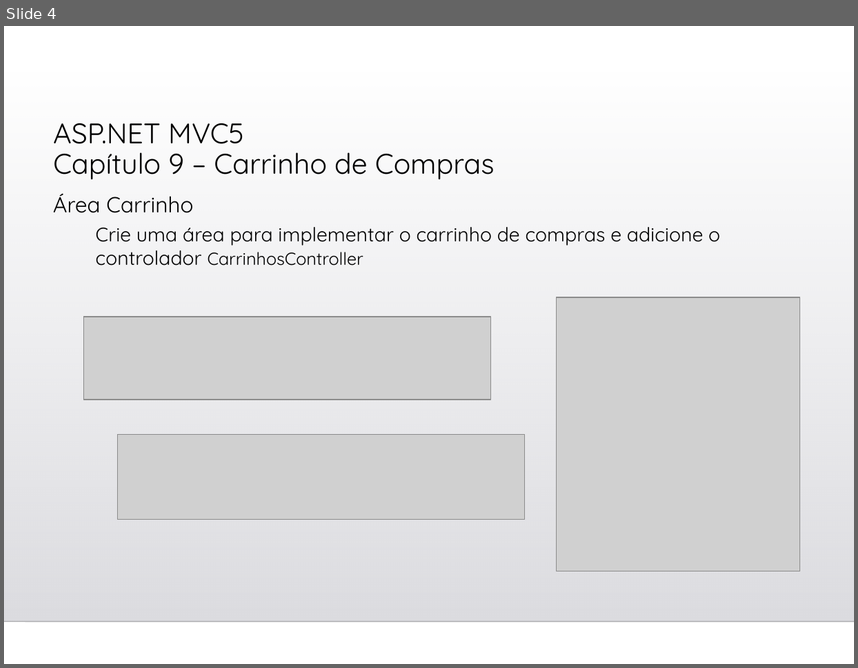
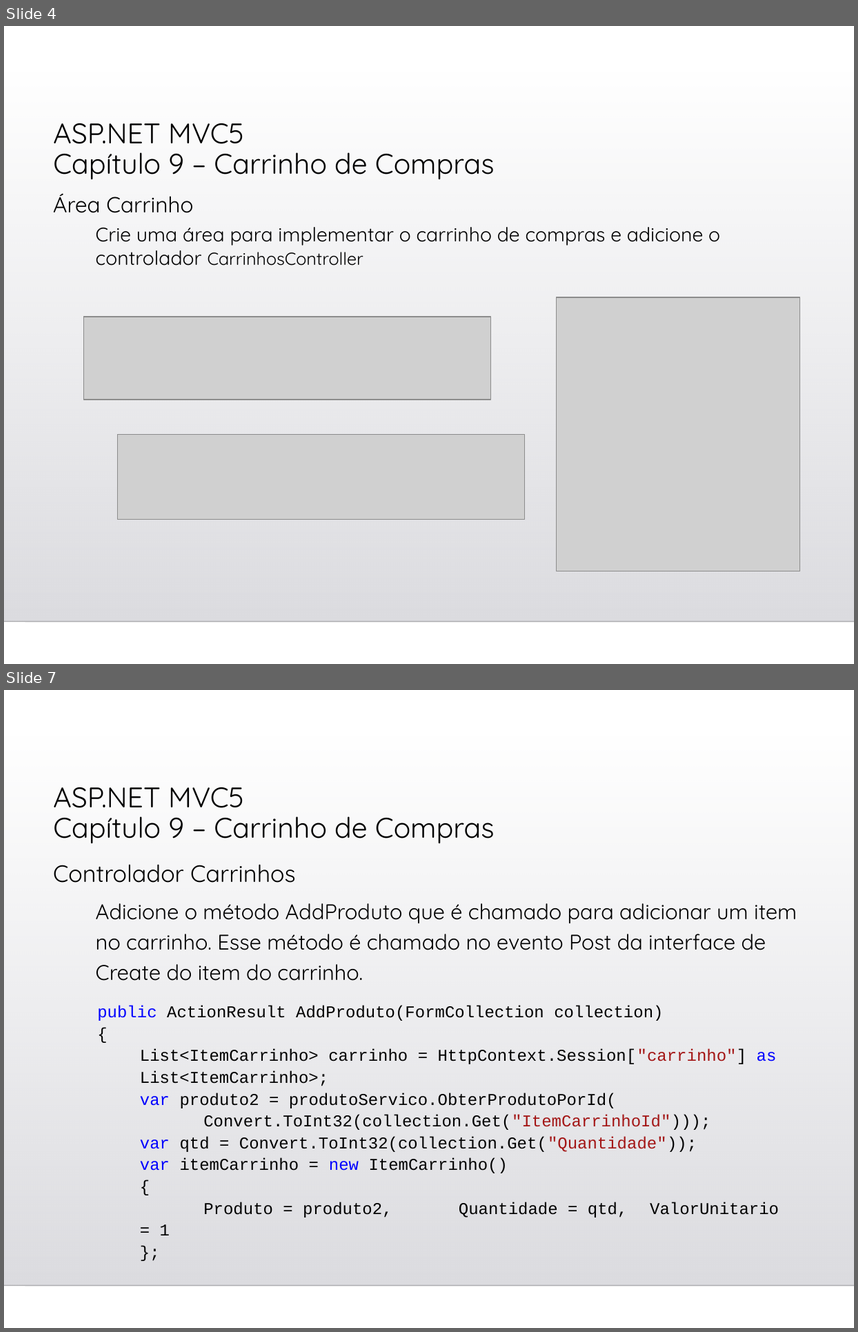
Before and after one commit to gasilvabr/ProjetoWeb2023, a slide deck: Cap09-Carrinho de Compras.ppt. Shown one above the other, each under a label of ours: slide 4 before the commit, slides 4 and 7 after it; the slides between them are not shown. The pictures are 858x668 and 858x1332 pixels, drawn with LibreOffice and Linux fonts; fonts in the diff are those of the drawing; grey boxes stand for pictures; background and template pictures are left out. Boxes give left, top, right and bottom in pixels: in the first picture for what was removed or moved away, otherwise in the second. Text is boxed around its words. In the diff, an @@ line names an element or a change of style, - is before the commit and + after.

```diff
--- a/Cap09-Carrinho de Compras.ppt
+++ b/Cap09-Carrinho de Compras.ppt
@@ slide 7 added at [4,690,854,1328], background picture (left out); not listed: 2 template elements that a slide beside it also shows @@
@@ title added at [53,787,495,843], 24 pt, text #000000 @@
+ASP.NET MVC5
+Capítulo 9 – Carrinho de Compras
@@ text added at [53,864,797,980], 18 pt, text #000000 @@
+Controlador Carrinhos
+  Adicione o método AddProduto que é chamado para adicionar um item no carrinho. Esse método é chamado no evento Post da interface de Create do item do carrinho.
@@ text added at [97,1005,779,1235], 14 pt, text #000000 @@
+public ActionResult AddProduto(FormCollection collection)
+{
+  List<ItemCarrinho> carrinho = HttpContext.Session["carrinho"] as List<ItemCarrinho>;
+  var produto2 = produtoServico.ObterProdutoPorId(
+  Convert.ToInt32(collection.Get("ItemCarrinhoId")));
+  var qtd = Convert.ToInt32(collection.Get("Quantidade"));
+  var itemCarrinho = new ItemCarrinho()
+  {
+  Produto = produto2, Quantidade = qtd, ValorUnitario = 1
+  };
```
Also in this commit, not shown: 2 slides changed, 9 other slides added, 4 other files.
